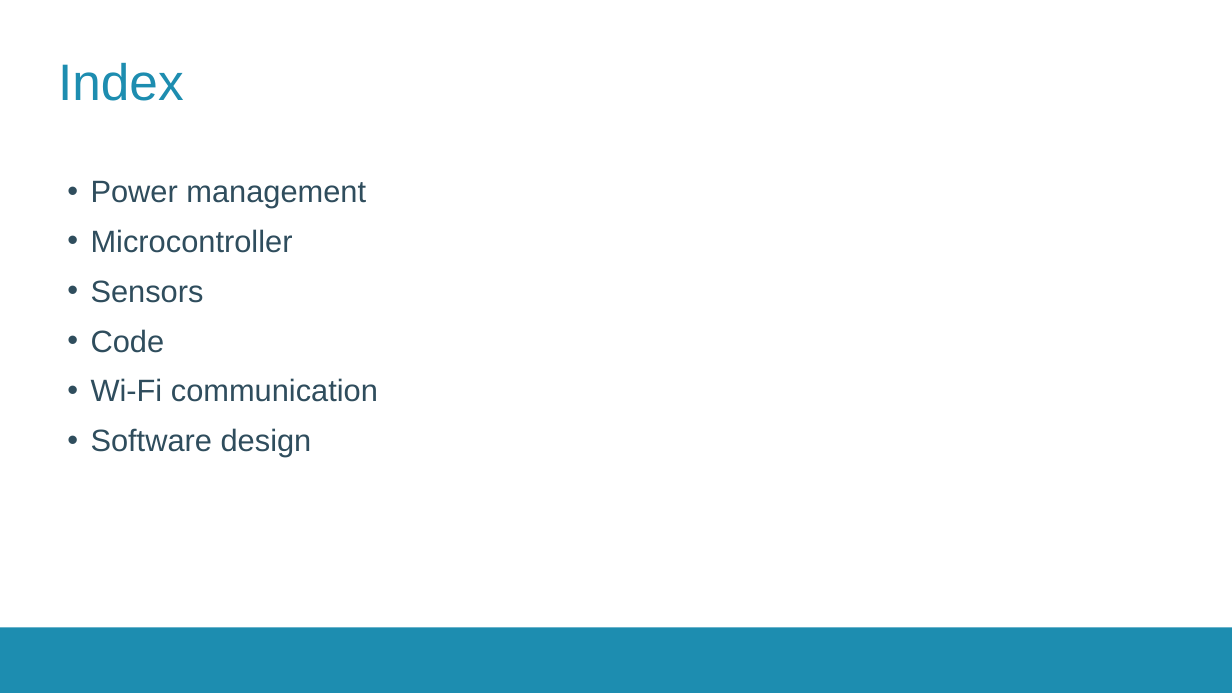
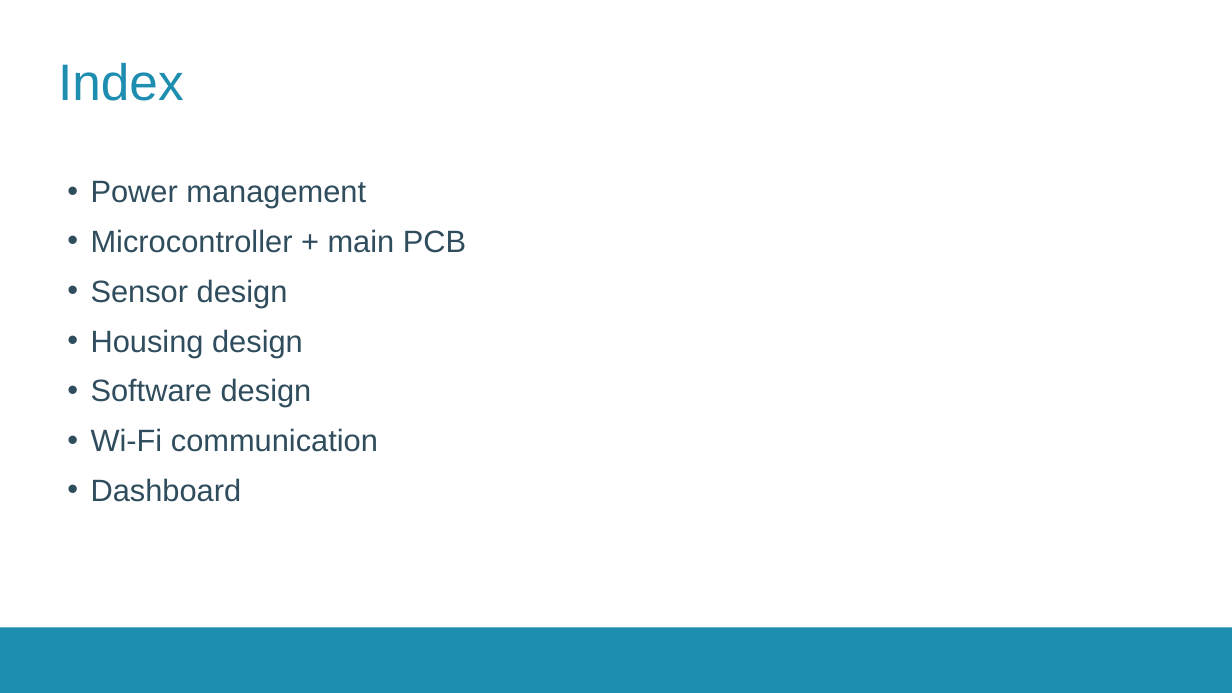
Before and after one commit to thomasf10/cosy_cafeteria, a slide deck: slide 2 of presentatie/tussentijdsepresentatie.pptx. Drawn at 1232x693 pixels with LibreOffice and Linux fonts; fonts in the diff are those of the drawing; background and template pictures are left out. Boxes give left, top, right and bottom in pixels: in the first picture for what was removed or moved away, otherwise in the second. Text is boxed around its words. In the diff, an @@ line names an element or a change of style, - is before the commit and + after.

```diff
--- a/presentatie/tussentijdsepresentatie.pptx
+++ b/presentatie/tussentijdsepresentatie.pptx
@@ text at (91,229,466,407): text changed @@
-• Microcontroller
-• Sensors
-• Code
+• Microcontroller + main PCB
+• Sensor design
+• Housing design
+• Software design
@@ text at (91,478,242,502): text changed @@
-• Software design
+• Dashboard
```
Also in this commit, not shown: 2 other slides changed, 2 slides added.
